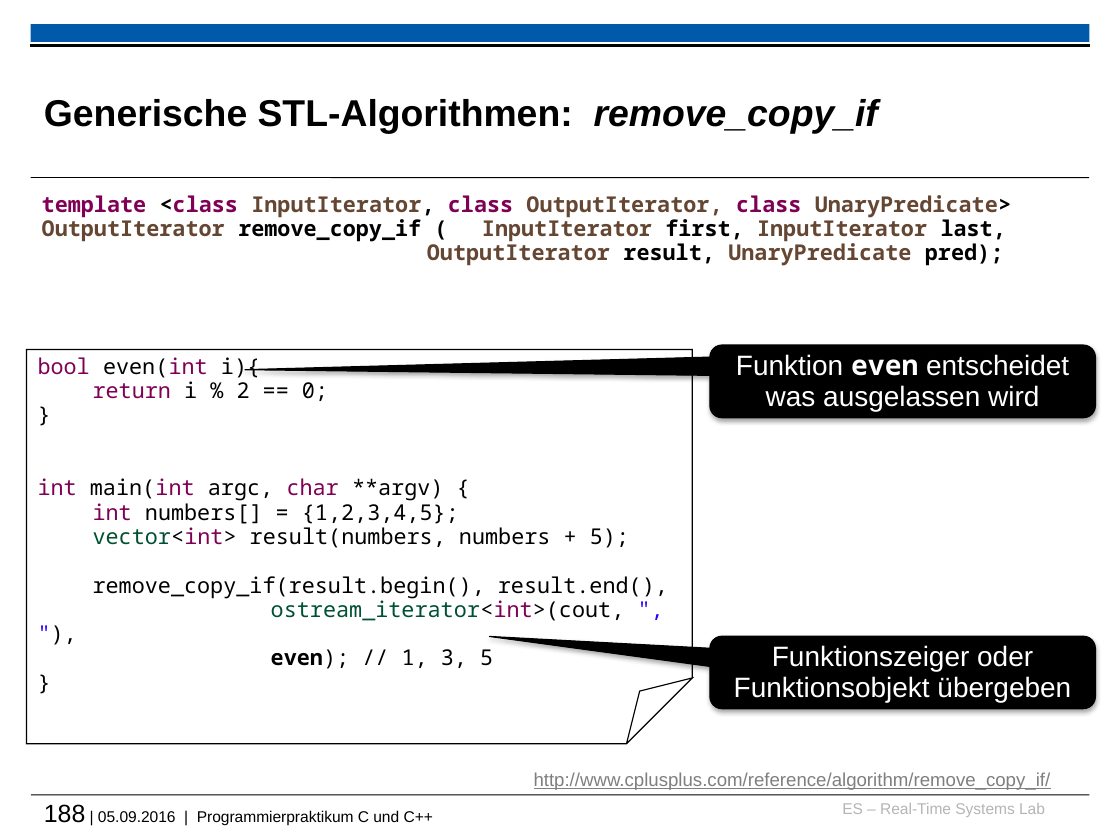
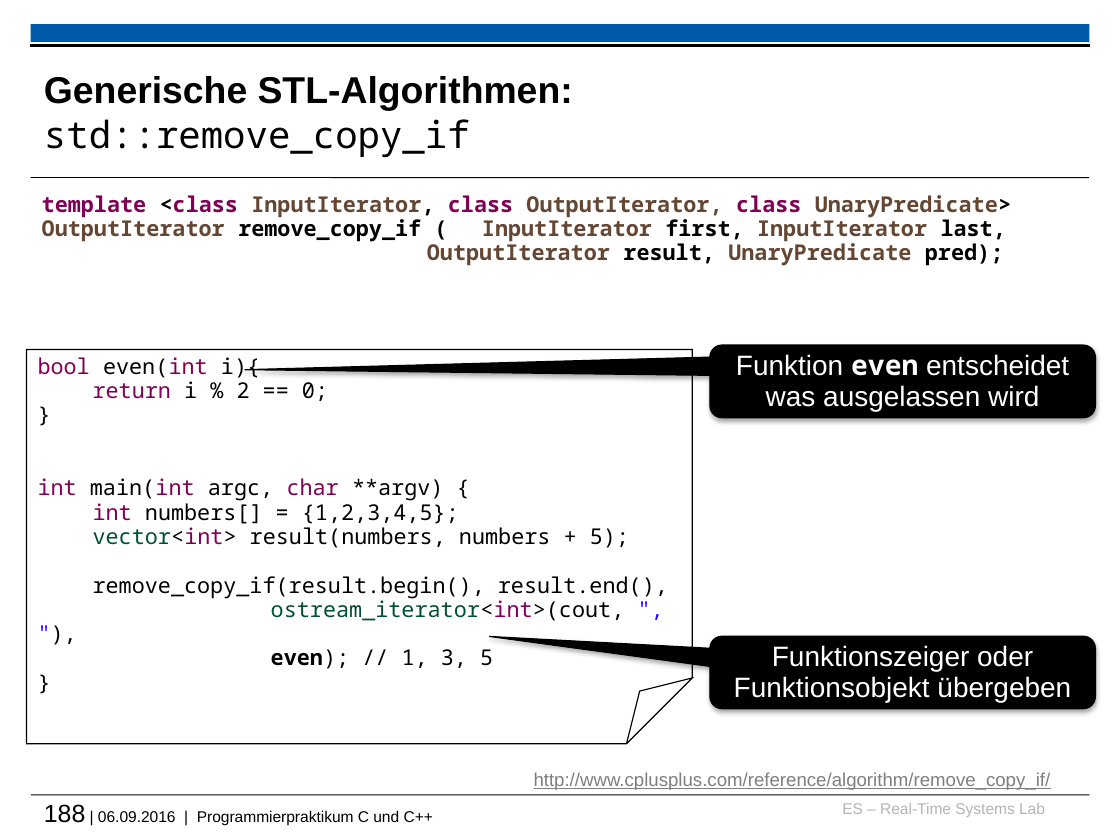
Before and after one commit to h82k/tud-cppp, a slide deck: slide 188 of cppp_lecture.pptx. Drawn at 1120x840 pixels with LibreOffice and Linux fonts; fonts in the diff are those of the drawing; background and template pictures are left out. Boxes give left, top, right and bottom in pixels: in the first picture for what was removed or moved away, otherwise in the second. Text is boxed around its words. In the diff, an @@ line names an element or a change of style, - is before the commit and + after.

```diff
--- a/cppp_lecture.pptx
+++ b/cppp_lecture.pptx
@@ title at (44,76,573,157): text changed @@
-Generische STL-Algorithmen: remove_copy_if
+Generische STL-Algorithmen: std::remove_copy_if
@@ text at (44,804,433,825): text changed @@
-188 | 05.09.2016 | Programmierpraktikum C und C++
+188 | 06.09.2016 | Programmierpraktikum C und C++
```
Also in this commit, not shown: 19 other slides changed, 2 other files.
